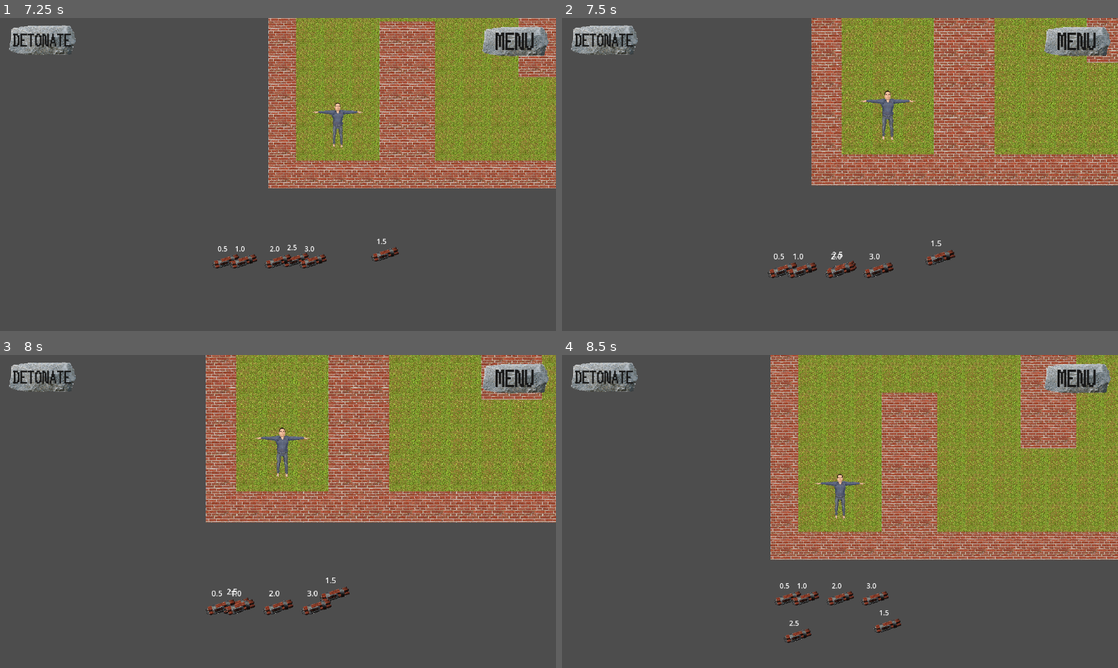
Above: before the commit, frames 1-4 (two rows, left to right).
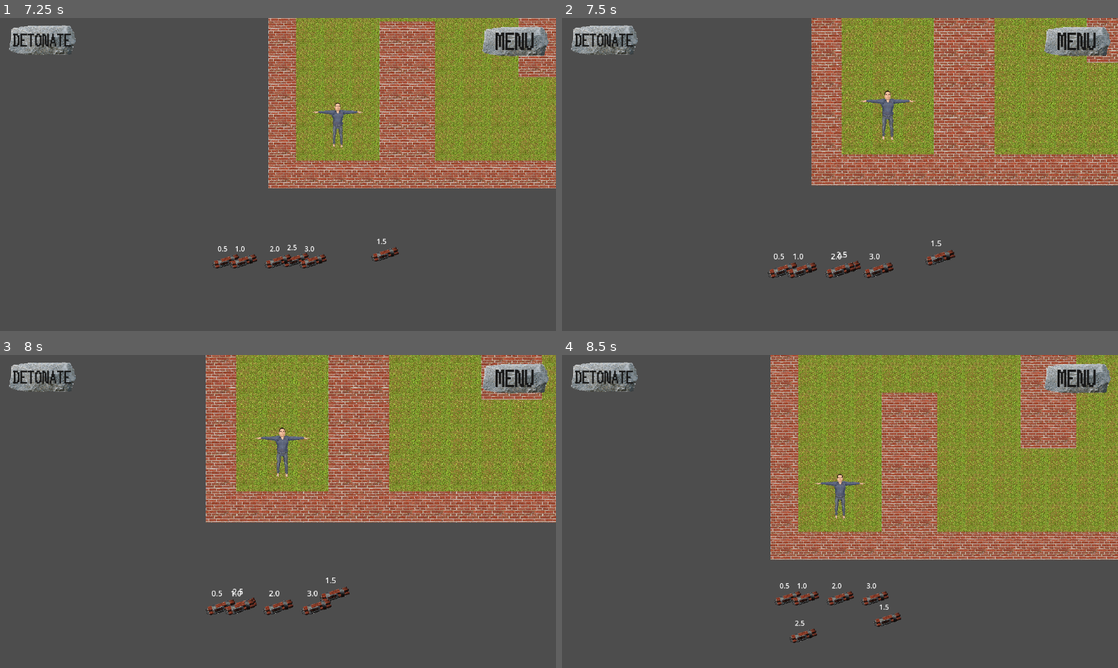
Above: after the commit, the same moments.

Repository: MaxWesterlund/Combombo
Game: Godot game, scene res://Scenes/Menus/menu.tscn
Two runs of this game, one before a commit and one after it. Both use one fixed random seed, a clock stepped at 60 frames per second and the inputs below.
Inputs (mouse positions are in pixels of both pictures, inside the frame that each line leads up to):
- Up to frame 1 (7.25 s): click (266, 187) at 0.52 s; move the mouse to (400, 158) at 1.27 s; press the mouse at (400, 158) at 1.28 s; hold D (move_right) 1.28-2 s; release the mouse at (400, 158) at 2 s; click (150, 118) at 2.02 s; move the mouse to (227, 262) at 2.77 s; hold S (move_down) 2.78-3.53 s; tap Mouse wheel up (zoom_in) at 2.85, 5.1 s; click (227, 262) at 2.92 s; move the mouse to (239, 271) at 3.52 s; hold D (move_right) 3.53-4.28 s; tap Mouse wheel down (zoom_out) at 3.6, 5.85 s; click (239, 271) at 3.67 s; move the mouse to (261, 262) at 4.27 s; hold W (move_up) 4.28-5.03 s; click (261, 262) at 4.35 s; move the mouse to (261, 309) at 5.02 s; hold A (move_left) 5.03-6.53 s; click (261, 309) at 5.17 s; move the mouse to (278, 271) at 5.77 s; click (278, 271) at 5.92 s; move the mouse to (294, 262) at 6.52 s; press the mouse at (294, 262) at 6.53 s; hold S (move_down) from 6.53 s (still down)
- Up to frame 2 (7.5 s): move the mouse to (856, 259) at 7.27 s; release S (move_down) at 7.28 s; release the mouse at (856, 259) at 7.28 s; hold D (move_right) from 7.28 s (still down); tap Mouse wheel up (zoom_in) at 7.35 s; click (856, 259) at 7.42 s
- Up to frame 3 (8 s): keep holding D (move_right)
- Up to frame 4 (8.5 s): move the mouse to (878, 608) at 8.02 s; release D (move_right) at 8.03 s; hold W (move_up) from 8.03 s (still down); tap Mouse wheel down (zoom_out) at 8.1 s; click (878, 608) at 8.17 s

Frame 1 is identical in both runs. In frame 2, less than 0.1% of the frame differs, in the area x 47-54%, y 74-83%; in frame 3, less than 0.1%; in frame 4, 0.4%, in the area x 39-61%, y 79-92%.

Commit message:
bombo colidoros

Diff:
--- a/Scenes/bombo.tscn
+++ b/Scenes/bombo.tscn
@@ -1,12 +1,9 @@
-[gd_scene load_steps=13 format=3 uid="uid://cesb20ykxb25l"]
+[gd_scene load_steps=14 format=3 uid="uid://cesb20ykxb25l"]
 
 [ext_resource type="Script" path="res://Scenes/bombo.gd" id="1_dqc76"]
 [ext_resource type="Texture2D" uid="uid://grtdbfxtxjhy" path="res://Sprites/dynamite.png" id="2_r4dto"]
 [ext_resource type="Texture2D" uid="uid://bj15w4fxlbbia" path="res://Sprites/explosion_2.png" id="3_s7ndk"]
 [ext_resource type="AudioStream" uid="uid://8c8fvr1ipm4s" path="res://Sound/explosion1.wav" id="4_6e0bp"]
-
-[sub_resource type="RectangleShape2D" id="RectangleShape2D_ymvyc"]
-size = Vector2(59.4778, 20)
 
 [sub_resource type="AtlasTexture" id="AtlasTexture_2gtga"]
 atlas = ExtResource("3_s7ndk")
@@ -58,6 +55,11 @@
 "speed": 12.0
 }]
 
+[sub_resource type="CircleShape2D" id="CircleShape2D_08je8"]
+
+[sub_resource type="RectangleShape2D" id="RectangleShape2D_rj4xd"]
+size = Vector2(71.7152, 31.326)
+
 [node name="Bombo" type="RigidBody2D" groups=["Bombs"]]
 collision_layer = 4
 collision_mask = 2
@@ -82,11 +84,6 @@
 mouse_filter = 1
 text = "1...0"
 
-[node name="CollisionShape2D" type="CollisionShape2D" parent="."]
-position = Vector2(1.26968, -0.303232)
-rotation = -0.279253
-shape = SubResource("RectangleShape2D_ymvyc")
-
 [node name="AnimatedSprite2D" type="AnimatedSprite2D" parent="."]
 visible = false
 position = Vector2(-5, -7)
@@ -97,5 +94,16 @@
 stream = ExtResource("4_6e0bp")
 attenuation = 7.0
 
-[connection signal="input_event" from="." to="." method="_on_input_event"]
+[node name="CollisionShape2D" type="CollisionShape2D" parent="."]
+shape = SubResource("CircleShape2D_08je8")
+
+[node name="Area2D" type="Area2D" parent="."]
+collision_layer = 4
+
+[node name="CollisionShape2D" type="CollisionShape2D" parent="Area2D"]
+position = Vector2(1.53399, -0.0198569)
+rotation = -0.318387
+shape = SubResource("RectangleShape2D_rj4xd")
+
 [connection signal="timeout" from="Timer" to="." method="_on_timer_timeout"]
+[connection signal="input_event" from="Area2D" to="." method="_on_input_event"]
